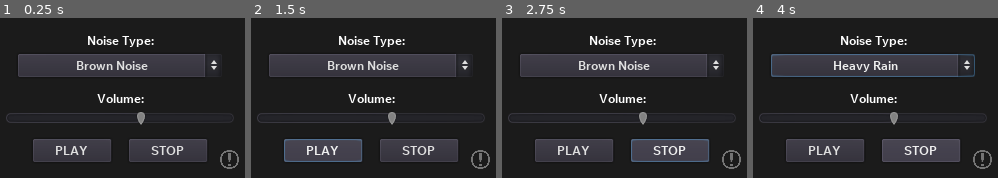
Above: before the commit, frames 1-4 (left to right).
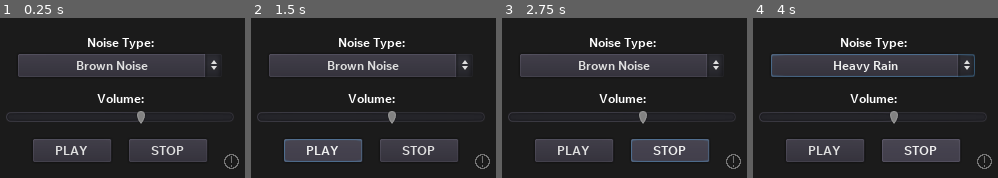
Above: after the commit, the same moments.

Repository: stixc/staticnoizer
Game: Godot game, scene res://scenes/app.tscn
Same seed, same stepped clock (60 frames per second), same inputs: the game is played once before the commit and once after it.
Inputs:
- Up to frame 1 (0.25 s): no input
- Up to frame 2 (1.5 s): click "PLAY" at 0.5 s; click "PLAY" at 1.25 s
- Up to frame 3 (2.75 s): click "STOP" at 2 s
- Up to frame 4 (4 s): click "Brown Noise" at 2.75 s; click "STOP" at 3.5 s

The runs differ from the first frame. In frame 1, 2.9% of the frame differs, in the area x 3-98%, y 11-95%; in frame 2, 2.9%; in frame 3, 2.9%; in frame 4, 2.9%.
Error after the commit: Attempt to call function 'show' in base 'null instance' on a null instance. (res://scenes/app.gd:31)

Commit message:
Various size & position changes

Diff:
--- a/scenes/app.tscn
+++ b/scenes/app.tscn
@@ -44,9 +44,9 @@
 anchor_right = 0.5
 anchor_bottom = 0.5
 margin_left = -56.5
-margin_top = -66.5
+margin_top = -64.5
 margin_right = 56.5
-margin_bottom = -49.5
+margin_bottom = -47.5
 theme = ExtResource( 2 )
 text = "Noise Type:"
 align = 1
@@ -110,11 +110,11 @@
 anchor_right = 0.5
 anchor_bottom = 0.5
 margin_left = -114.0
-margin_top = 12.0
+margin_top = 11.0
 margin_right = 114.0
-margin_bottom = 28.0
+margin_bottom = 27.0
 max_value = 1.0
-step = 0.05
+step = 0.03
 script = ExtResource( 6 )
 
 [node name="AboutButton" type="Button" parent="."]
@@ -122,8 +122,8 @@
 anchor_top = 1.0
 anchor_right = 1.0
 anchor_bottom = 1.0
-margin_left = -34.0
-margin_top = -33.0
+margin_left = -30.0
+margin_top = -29.0
 margin_right = -3.0
 margin_bottom = -3.0
 icon = ExtResource( 7 )
@@ -230,10 +230,10 @@
 margin_right = 244.0
 margin_bottom = 49.0
 theme = ExtResource( 2 )
-text = "StaticNoizer - v1.8
+text = "StaticNoizer - v1.8a
 Created by stixc (contact@stixc.lol)"
 
-[node name="AppInfo2" type="Label" parent="about_box"]
+[node name="AppDesc" type="Label" parent="about_box"]
 margin_left = 8.0
 margin_top = 55.0
 margin_right = 241.0
@@ -245,7 +245,7 @@
 All is made by stixc
 Sounds sourced from Freesound"
 
-[node name="AppInfo3" type="Label" parent="about_box"]
+[node name="AppYear" type="Label" parent="about_box"]
 margin_left = 8.0
 margin_top = 136.0
 margin_right = 41.0
